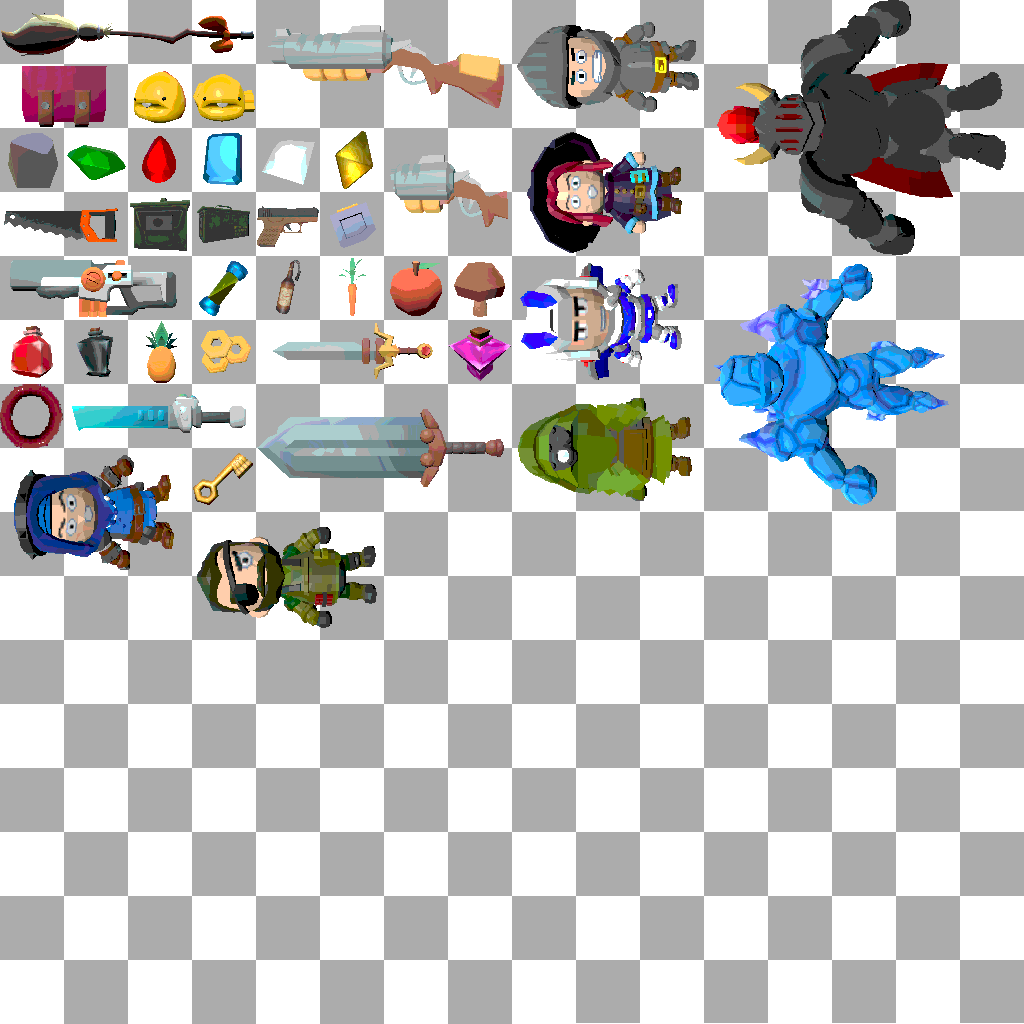
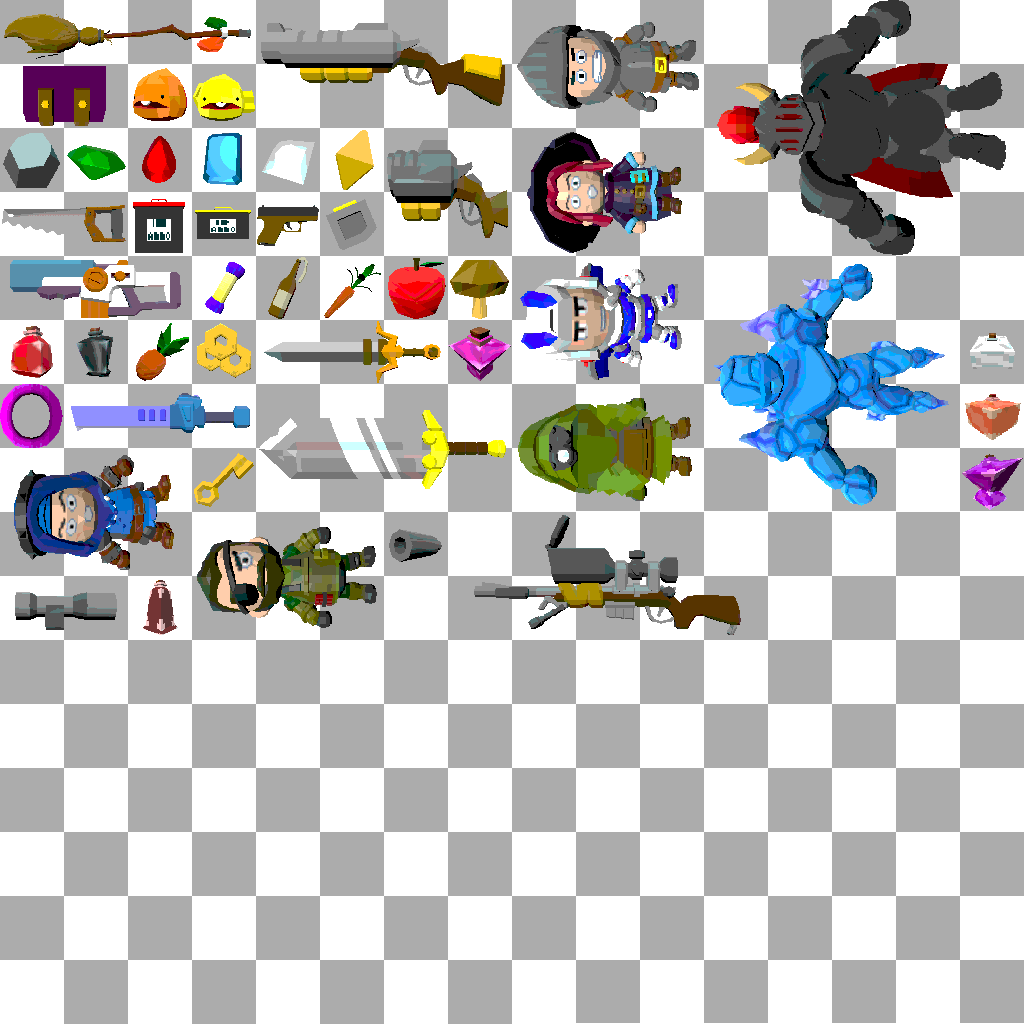
Layer changes from the first 1024 x 1024 image to the second:
added layer "SniperRifle" above "Silencer" over [left=474, top=515, right=741, bottom=635]
added layer "BookNewest" above "BookNew" over [left=1, top=13, right=128, bottom=127]
added layer "BigSwordNew" above "BigSword" over [left=257, top=409, right=506, bottom=489]
hid "BigSword", painted on it over [left=257, top=409, right=506, bottom=489]
added layer "LaserSwordNew" above "LaserSword" over [left=320, top=448, right=576, bottom=576]
hid "LaserSword" over [left=71, top=393, right=250, bottom=433]
added layer "PortalNew" above "Portal" over [left=0, top=13, right=576, bottom=635]
added layer "SwordNew" above "Sword" over [left=193, top=448, right=448, bottom=562]
hid "Sword" over [left=257, top=321, right=448, bottom=448]
added layer "PowerCellNew" above "PowerCell" over [left=320, top=321, right=448, bottom=448]
added layer "LaserGunNew" above "LaserGun" over [left=2, top=133, right=126, bottom=242]
hid "LaserGun" over [left=10, top=260, right=181, bottom=318]
added layer "MagExtenderNew" above "MagExtender" over [left=448, top=448, right=576, bottom=576]
added layer "SawedOffShotgunNew" above "SawedOffShotgun" over [left=387, top=140, right=508, bottom=238]
hid "SawedOffShotgun" over [left=387, top=140, right=508, bottom=238]
added layer "ShotgunNew" above "Shotgun" over [left=261, top=23, right=505, bottom=108]
hid "Shotgun", painted on it over [left=261, top=23, right=505, bottom=108]
added layer "BroomNew" above "Broom" over [left=320, top=448, right=640, bottom=576]
hid "Broom" over [left=128, top=198, right=381, bottom=319]
painted on "SpeedSapphire" over [left=64, top=64, right=509, bottom=507]
painted on "PowerRuby" over [left=64, top=64, right=509, bottom=507]
hid "Rock", painted on it over [left=0, top=13, right=509, bottom=507]
painted on "Background" over [left=0, top=13, right=1023, bottom=635]
…and 38 more changes (20 added, 18 visibility)